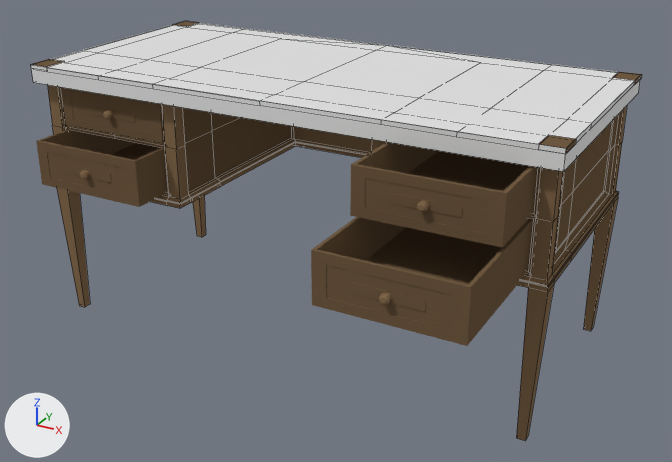
Renders of the Blender file asset_sources/furniture/desk_0_quaternius.blend from each side of a commit.
One viewpoint serves both versions: a 50 mm camera at (1.132, -2.004, 1.28) aimed at (0.087, -0.104, 0.33). Lighting does not change. The marker at lower left points along +X, +Y and +Z. Mesh edges are drawn as thin lines on the coarser meshes. Objects named as collision shapes, trigger or cutter boxes, shadow casters or lower levels of detail are left out.

The older version as bpy lines, for what is in view:
```python
me_cube_013 = bpy.data.meshes.new('Cube.013')
me_cube_013.from_pydata(...)  # 168 vertices, 156 faces; spans x -0.162..0.162, y -0.288..0.288, z -0.055..0.055
# faces by material slot: [111, 45]
me_cube_013.materials.append(mat_wood_003)  # brown #886e51
me_cube_013.materials.append(mat_darkwood_003)  # brown #705b43
me_cube_014 = bpy.data.meshes.new('Cube.014')
me_cube_014.from_pydata(...)  # 168 vertices, 156 faces; spans x -0.162..0.162, y -0.288..0.288, z -0.059..0.059
# faces by material slot: [111, 45]
me_cube_014.materials.append(mat_wood_003)  # brown #886e51
me_cube_014.materials.append(mat_darkwood_003)  # brown #705b43
me_cube_035 = bpy.data.meshes.new('Cube.035')
me_cube_035.from_pydata(...)  # a box spanning x -0.7..0.7, y -0.303..0.348, z 0.662..0.708
ob_cube = bpy.data.objects.new('Cube', me_cube_035)
ob_cube.location = (0.0, 0.0, 0.0)
ob_desk_drawer3_001 = bpy.data.objects.new('Desk_Drawer3.001', me_cube_013)
ob_desk_drawer3_001.parent = ob_desk_001
ob_desk_drawer3_001.matrix_parent_inverse = Matrix(((-1.0, 0.0, 0.0, 0.0), (0.0, -1.0, 0.0, 0.0), (0.0, 0.0, 1.0, 0.0), (0.0, 0.0, 0.0, 1.0)))
ob_desk_drawer3_001.location = (-0.475, 0.182, 0.601)
ob_desk_drawer4_001 = bpy.data.objects.new('Desk_Drawer4.001', me_cube_014)
ob_desk_drawer4_001.parent = ob_desk_001
ob_desk_drawer4_001.matrix_parent_inverse = Matrix(((-1.0, 0.0, 0.0, 0.0), (0.0, -1.0, 0.0, 0.0), (0.0, 0.0, 1.0, 0.0), (0.0, 0.0, 0.0, 1.0)))
ob_desk_drawer4_001.location = (-0.475, 0.341, 0.474)
# also in view: 'Desk.001' at (0.0, 0.022, 0.354); 'Desk_Drawer1.001' at (-0.475, -0.001, 0.601); 'Desk_Drawer2.001' at (-0.475, -0.106, 0.474)
```
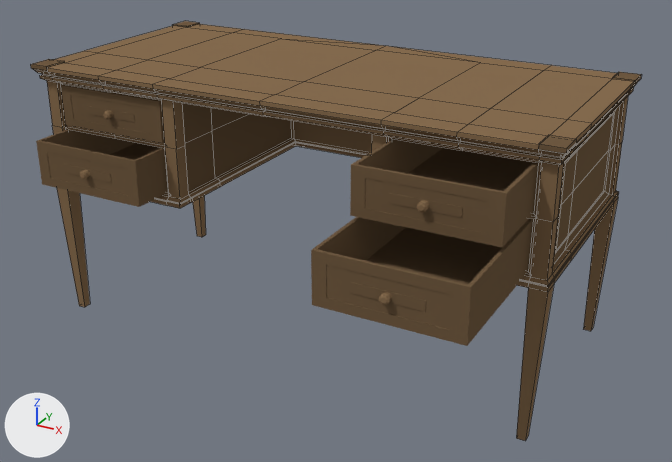
The change, as a diff of the scene's bpy script:
```diff
--- a/asset_sources/furniture/desk_0_quaternius.blend.py
+++ b/asset_sources/furniture/desk_0_quaternius.blend.py
@@ ob_cube @@
 ob_cube.location = (0.0, 0.0, 0.0)
+ob_cube.hide_set(True)  # wire or fog, not drawn
```

Pixel boxes (x1, y1, x2, y2) of what changed, in the pictures (672 x 462 px):
'Cube', hidden: before (31, 23, 640, 171)
'Desk.001', unchanged, uncovered by the edit: (30, 21, 642, 441) in both
